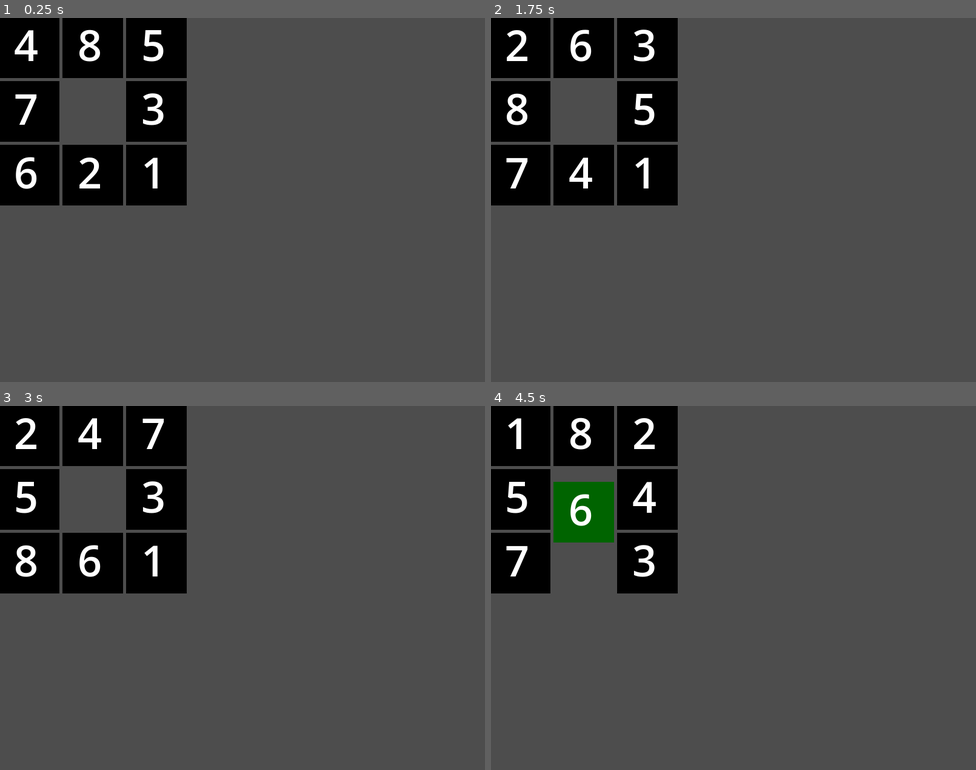
Above: before the commit, frames 1-4 (two rows, left to right).
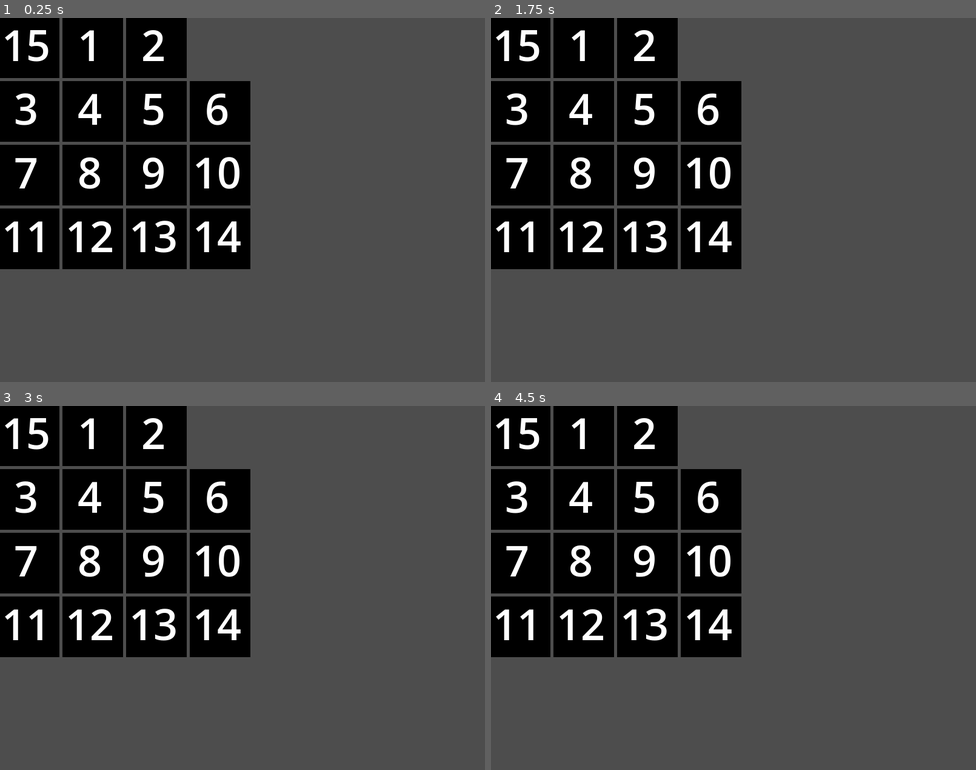
Above: after the commit, the same moments.

Repository: opensourceame/slider
Game: Godot game, scene res://scenes/Game.tscn
The game is run twice, just before and just after one commit, with the same random seed, the same clock (stepped at 60 frames per second) and the same inputs.
Inputs (mouse positions are in pixels of both pictures, inside the frame that each line leads up to):
- Up to frame 1 (0.25 s): no input
- Up to frame 2 (1.75 s): tap Enter (ui_accept) at 0.5, 0.77, 1.25, 1.52 s; move the mouse to (840, 181) at 0.52 s; click (840, 181) at 0.67 s; move the mouse to (636, 218) at 1.27 s; click (636, 218) at 1.42 s
- Up to frame 3 (3 s): tap Enter (ui_accept) at 2, 2.75 s; move the mouse to (291, 507) at 2.02 s; click (291, 507) at 2.17 s; move the mouse to (218, 660) at 2.77 s; click (218, 660) at 2.92 s
- Up to frame 4 (4.5 s): tap Enter (ui_accept) at 3.02, 3.5, 3.77, 4.25 s; move the mouse to (879, 642) at 3.52 s; click (879, 642) at 3.67 s; move the mouse to (588, 533) at 4.27 s; click (588, 533) at 4.42 s

The runs differ from the first frame. In frame 1, 16% of the frame differs, in the area x 0-52%, y 3-69%; in frame 2, 16%; in frame 3, 16%; in frame 4, 18%.

Commit message:
-refactoring

Diff:
--- a/scripts/GameManager.gd
+++ b/scripts/GameManager.gd
@@ -1,9 +1,9 @@
 extends Node2D
 
-var grid_size = Vector2(3, 3)
+var grid_size = Vector2(4, 4)
 var tile_size = 100
 var tiles = []
-var empty_position = Vector2(1, 1)
+var empty_position = Vector2(3, 0)
 var tile_scene: PackedScene
 var game_won = false
 var normal_style: StyleBox
@@ -19,7 +19,7 @@
 	var numbers = []
 	for i in range(1, grid_size.x * grid_size.y):
 		numbers.append(i)
-	numbers.shuffle()
+	#numbers.shuffle()
 
 	tiles.clear()
 	for y in range(grid_size.y):
@@ -33,7 +33,7 @@
 			if x == empty_position.x and y == empty_position.y:
 				tiles[y][x] = 0
 			else:
-				tiles[y][x] = numbers[index]
+				tiles[y][x] = numbers[index - 1]
 				index += 1
 
 func setup_tiles():
@@ -59,30 +59,17 @@
 	if game_won:
 		return
 
+	print("clicked on ", tile.grid_position)
+	print("space at   ", empty_position)
+
 	var tile_pos = tile.grid_position
 	if can_move(tile_pos):
-		swap_with_empty(tile_pos)
+		# Calculate direction to empty space
+		var x_dir = empty_position.x - tile_pos.x
+		var y_dir = empty_position.y - tile_pos.y
 
-		var spacing = 5
-		var start_x = 0
-		var start_y = 0
-
-		var target_position = Vector2(
-			start_x + empty_position.x * (tile_size + spacing),
-			start_y + empty_position.y * (tile_size + spacing)
-		)
-
-		# Create sliding animation
-		var tween = create_tween()
-		tween.set_ease(Tween.EASE_OUT)
-		tween.set_trans(Tween.TRANS_QUART)
-		tween.tween_property(tile, "position", target_position, 0.2)
-
-		tile.grid_position = empty_position
-		empty_position = tile_pos
-
-		# Check win condition after animation completes
-		tween.tween_callback(check_win_after_move)
+		# Call slide_tile with the calculated direction
+		slide_tile(tile, x_dir, y_dir)
 
 func can_move(position):
 	var diff = position - empty_position
@@ -129,19 +116,21 @@
 func highlight_tiles_to_empty(hovered_tile: Tile):
 	var tile_pos = hovered_tile.grid_position
 
-	# Check if same row or column as empty
-	if tile_pos.x == empty_position.x or tile_pos.y == empty_position.y:
-		# Highlight tiles between hovered tile and empty space
-		if tile_pos.x == empty_position.x:  # Same column
-			var start_y = min(tile_pos.y, empty_position.y)
-			var end_y = max(tile_pos.y, empty_position.y)
-			for y in range(start_y, end_y + 1):
-				highlight_tile_at(Vector2(tile_pos.x, y))
-		else:  # Same row
-			var start_x = min(tile_pos.x, empty_position.x)
-			var end_x = max(tile_pos.x, empty_position.x)
-			for x in range(start_x, end_x + 1):
-				highlight_tile_at(Vector2(x, tile_pos.y))
+	# Early exit if not in line with empty
+	if not in_line_with_empty(hovered_tile):
+		return
+
+	# Highlight tiles between hovered tile and empty space
+	if tile_pos.x == empty_position.x:  # Same column
+		var start_y = min(tile_pos.y, empty_position.y)
+		var end_y = max(tile_pos.y, empty_position.y)
+		for y in range(start_y, end_y + 1):
+			highlight_tile_at(Vector2(tile_pos.x, y))
+	else:  # Same row
+		var start_x = min(tile_pos.x, empty_position.x)
+		var end_x = max(tile_pos.x, empty_position.x)
+		for x in range(start_x, end_x + 1):
+			highlight_tile_at(Vector2(x, tile_pos.y))
 
 func highlight_tile_at(pos: Vector2):
 	for child in get_children():
@@ -153,6 +142,52 @@
 		if child is Tile:
 			child.set_highlight(false)
 
+func in_line_with_empty(tile: Tile) -> bool:
+	var tile_pos = tile.grid_position
+
+	# Check if same row as empty
+	if tile_pos.y == empty_position.y:
+		return true
+
+	# Check if same column as empty
+	if tile_pos.x == empty_position.x:
+		return true
+
+	return false
+
+func slide_tile(tile: Tile, x_dir: int, y_dir: int):
+	var tile_pos = tile.grid_position
+	var target_pos = tile_pos + Vector2(x_dir, y_dir)
+
+	# Check if target position is within bounds
+	if target_pos.x < 0 or target_pos.x >= grid_size.x or target_pos.y < 0 or target_pos.y >= grid_size.y:
+		return
+
+	# Check if target position is the empty space
+	if target_pos == empty_position:
+		swap_with_empty(tile_pos)
+
+		var spacing = 5
+		var start_x = 0
+		var start_y = 0
+
+		var target_position = Vector2(
+			start_x + empty_position.x * (tile_size + spacing),
+			start_y + empty_position.y * (tile_size + spacing)
+		)
+
+		# Create sliding animation
+		var tween = create_tween()
+		tween.set_ease(Tween.EASE_OUT)
+		tween.set_trans(Tween.TRANS_QUART)
+		tween.tween_property(tile, "position", target_position, 0.2)
+
+		tile.grid_position = empty_position
+		empty_position = tile_pos
+
+		# Check win condition after animation completes
+		tween.tween_callback(check_win_after_move)
+
 func shuffle_tiles():
 	for child in get_children():
 		if child is Tile:
